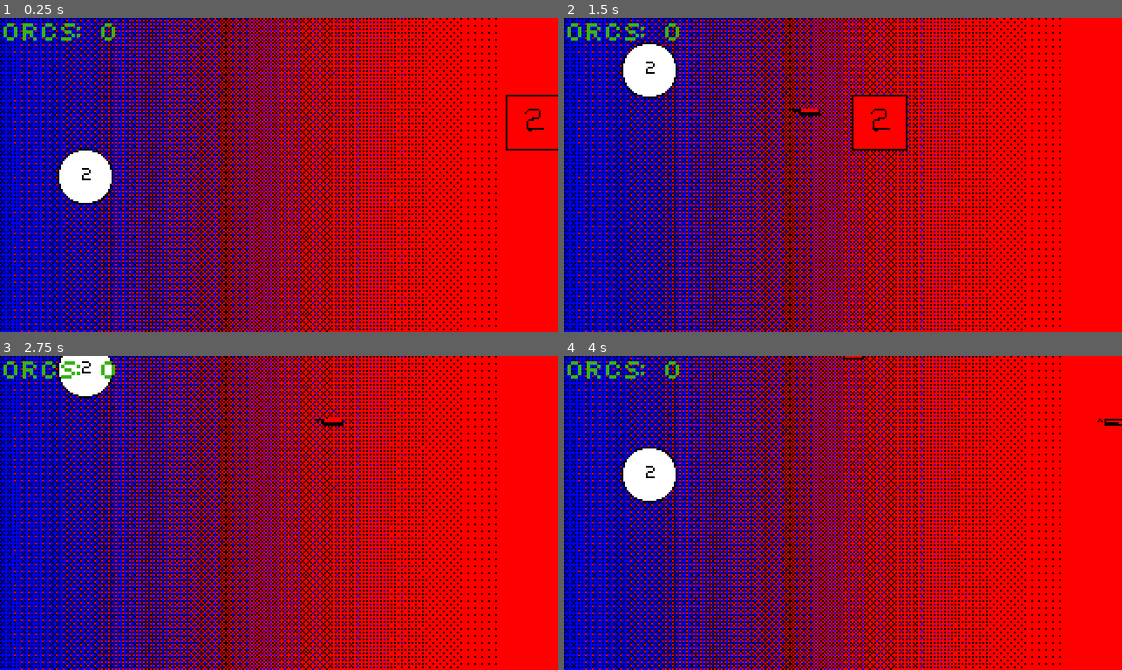
Above: before the commit, frames 1-4 (two rows, left to right).
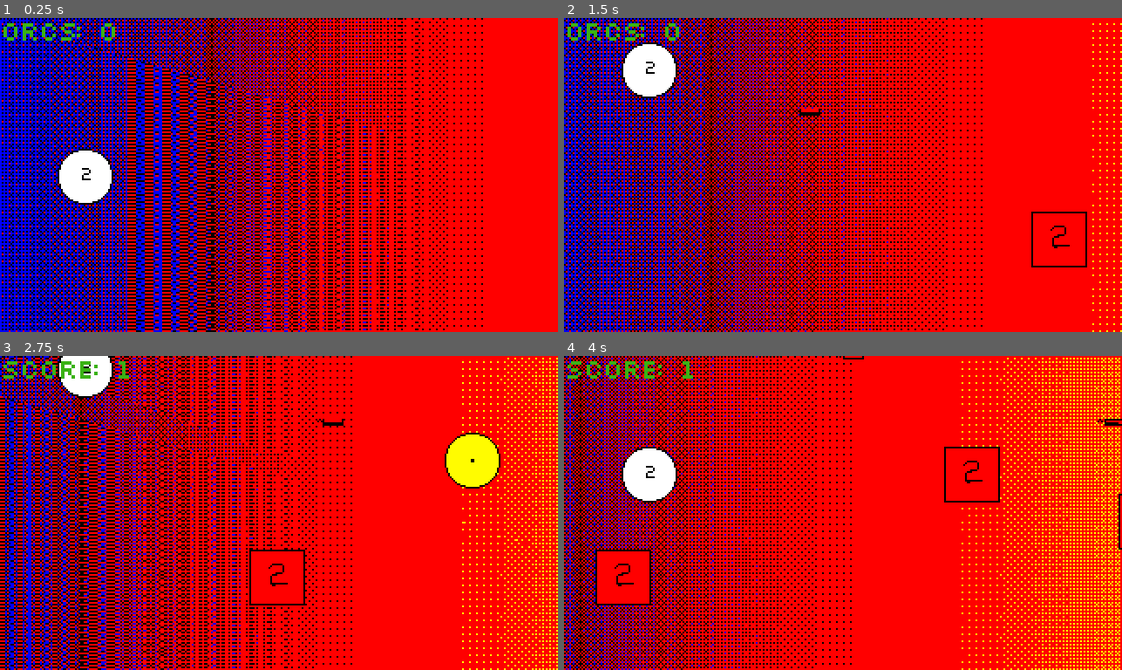
Above: after the commit, the same moments.

Repository: Retropia-Games/orc-destroyer
Game: Godot game, scene res://stage.tscn
The game is run twice, just before and just after one commit, with the same random seed, the same clock (stepped at 60 frames per second) and the same inputs.
Inputs:
- Up to frame 1 (0.25 s): no input
- Up to frame 2 (1.5 s): tap Enter at 0.5, 1.35 s; hold Up 0.53-1.28 s; hold Enter 0.53-1.28 s; tap Space at 0.77 s; hold Down from 1.28 s (still down)
- Up to frame 3 (2.75 s): tap Space at 1.52 s; release Down at 2.03 s; hold Up from 2.03 s (still down); hold Enter from 2.03 s (still down)
- Up to frame 4 (4 s): release Enter at 2.78 s; tap Enter at 2.85 s; tap Space at 3.02, 3.77 s; release Up at 3.53 s; hold Down from 3.53 s (still down); hold Enter from 3.53 s (still down)

The runs differ from the first frame. In frame 1, 31% of the frame differs, in the area x 0-100%, y 0-100%; in frame 2, 57%; in frame 3, 46%; in frame 4, 38%.

Commit message:
Update codebase

Diff:
--- /dev/null
+++ b/background.gd
@@ -0,0 +1,9 @@
+extends Sprite
+var scroll_speed = 30.0
+var stage = load("res://stage.gd")
+
+func _process(delta):
+	position += Vector2(-scroll_speed * delta, 0.0)
+
+	if position.x <= -stage.SCREEN_WIDTH:
+		position.x += stage.SCREEN_WIDTH
--- a/explosion.gd
+++ b/explosion.gd
@@ -1,5 +1,4 @@
-extends Sprite
-
+extends AnimatedSprite
 
 # Declare member variables here. Examples:
 # var a = 2
--- a/explosion.tscn
+++ b/explosion.tscn
@@ -1,15 +1,25 @@
-[gd_scene load_steps=3 format=2]
+[gd_scene load_steps=5 format=2]
 
 [ext_resource path="res://sprites/dummy/explosion_1.png" type="Texture" id=1]
 [ext_resource path="res://explosion.gd" type="Script" id=2]
+[ext_resource path="res://sprites/dummy/explosion_2.png" type="Texture" id=3]
 
-[node name="explosion" type="Sprite"]
+[sub_resource type="SpriteFrames" id=1]
+animations = [ {
+"frames": [ ExtResource( 1 ), ExtResource( 3 ) ],
+"loop": true,
+"name": "default",
+"speed": 5.0
+} ]
+
+[node name="explosion" type="AnimatedSprite"]
 position = Vector2( 0, 1 )
-texture = ExtResource( 1 )
+frames = SubResource( 1 )
+playing = true
 script = ExtResource( 2 )
 
 [node name="qeue_free_timer" type="Timer" parent="."]
-wait_time = 0.1
+wait_time = 0.5
 autostart = true
 
 [connection signal="timeout" from="qeue_free_timer" to="." method="_on_qeue_free_timer_timeout"]
--- a/stage.gd
+++ b/stage.gd
@@ -1,4 +1,33 @@
 extends Node2D
+
+var tank = preload("res://enemy-tank.tscn")
 
 const SCREEN_WIDTH = 320
 const SCREEN_HEIGHT = 180
+
+var is_game_over = false
+var score = 0
+
+func _ready():
+	get_node("player").connect("destroyed", self, "_on_player_destroyed")
+	get_node("spawn_timer").connect("timeout", self, "_on_spawn_timer_timeout")
+
+func _on_player_destroyed():
+	get_node("ui/retry").show()
+	is_game_over = true
+
+func _input(event):
+	if Input.is_key_pressed(KEY_ESCAPE):
+		get_tree().quit()
+	if is_game_over and Input.is_key_pressed(KEY_ENTER):
+		get_tree().change_scene("res://stage.tscn")
+
+func _on_spawn_timer_timeout():
+	var tank_instance = tank.instance()
+	tank_instance.position = Vector2(SCREEN_WIDTH + 16, rand_range(0, SCREEN_HEIGHT))
+	tank_instance.connect("score", self, "_on_player_score")
+	add_child(tank_instance)
+
+func _on_player_score():
+	score += 1
+	get_node("ui/score").text = "Score: " + str(score)
--- a/stage.tscn
+++ b/stage.tscn
@@ -3,7 +3,7 @@
 [ext_resource path="res://player.tscn" type="PackedScene" id=1]
 [ext_resource path="res://sprites/dummy/bacgkround_1.png" type="Texture" id=2]
 [ext_resource path="res://stage.gd" type="Script" id=3]
-[ext_resource path="res://enemy-tank.tscn" type="PackedScene" id=4]
+[ext_resource path="res://background.gd" type="Script" id=4]
 
 [sub_resource type="DynamicFontData" id=1]
 antialiased = false
@@ -21,6 +21,7 @@
 [node name="background" type="Sprite" parent="."]
 texture = ExtResource( 2 )
 centered = false
+script = ExtResource( 4 )
 __meta__ = {
 "_edit_lock_": true
 }
@@ -55,6 +56,3 @@
 align = 1
 valign = 1
 uppercase = true
-
-[node name="enemy_tank" parent="." instance=ExtResource( 4 )]
-position = Vector2( 331, 60 )
